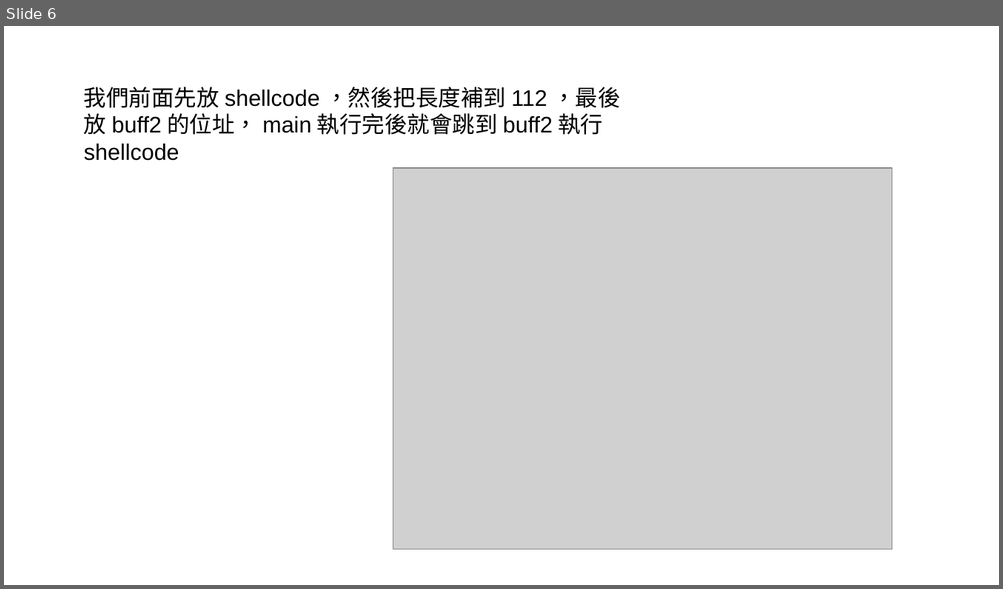
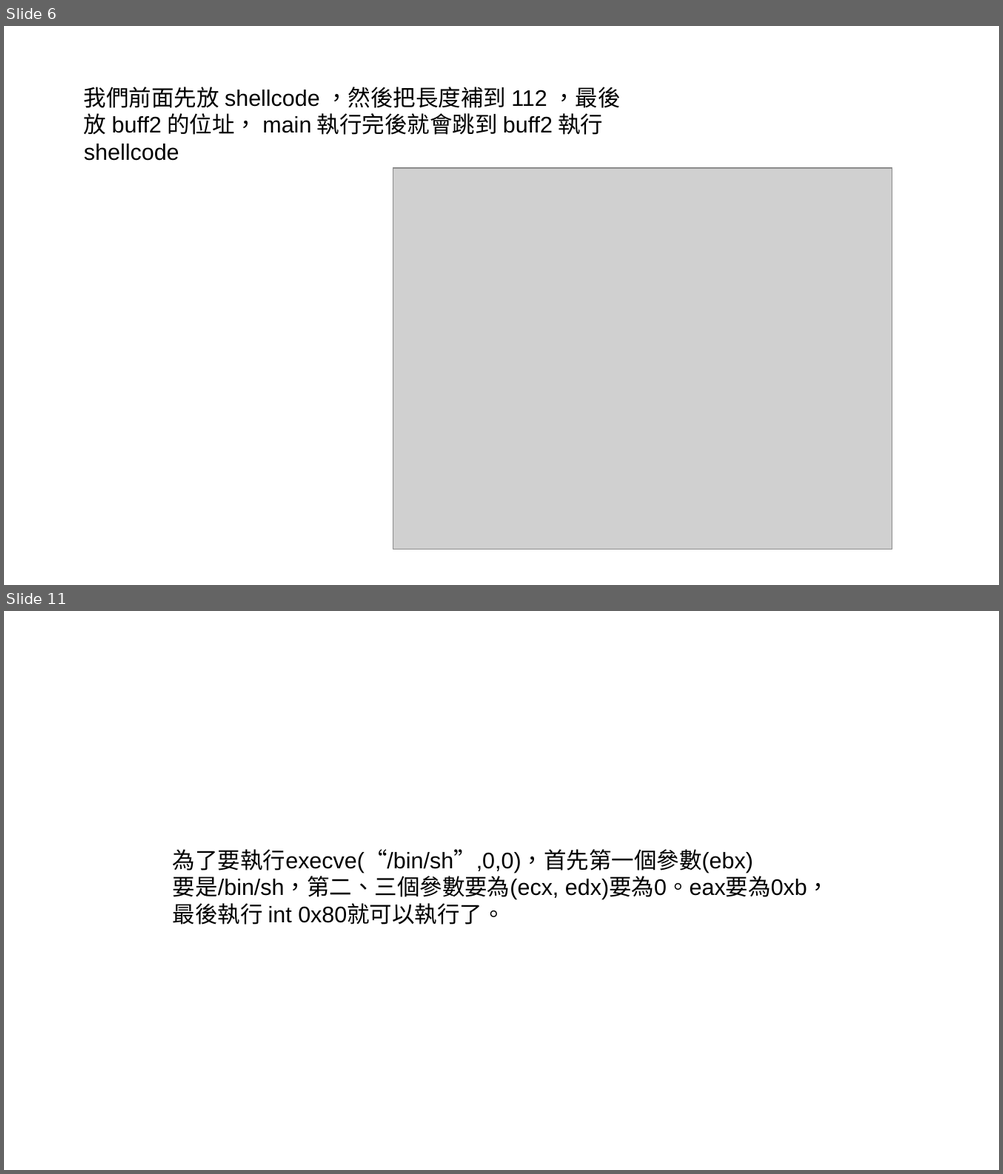
Before and after one commit to gardra/atdf, a slide deck: Lab3/Lab3.odp. Shown one above the other, each under a label of ours: slide 6 before the commit, slides 6 and 11 after it; the slides between them are not shown. The pictures are 1003x589 and 1003x1174 pixels, drawn with LibreOffice and Linux fonts; fonts in the diff are those of the drawing; grey boxes stand for pictures. Boxes give left, top, right and bottom in pixels: in the first picture for what was removed or moved away, otherwise in the second. Text is boxed around its words. In the diff, an @@ line names an element or a change of style, - is before the commit and + after.

```diff
--- a/Lab3/Lab3.odp
+++ b/Lab3/Lab3.odp
@@ slide 11 added at [4,611,999,1170], background #FFFFFF @@
@@ text added at [173,849,829,925], 18 pt, text #000000 @@
+為了要執行execve(“/bin/sh”,0,0)，首先第一個參數(ebx) 要是/bin/sh，第二、三個參數要為(ecx, edx)要為0。eax要為0xb，最後執行 int 0x80就可以執行了。
```
Also in this commit, not shown: 10 other slides added, 5 other files.
